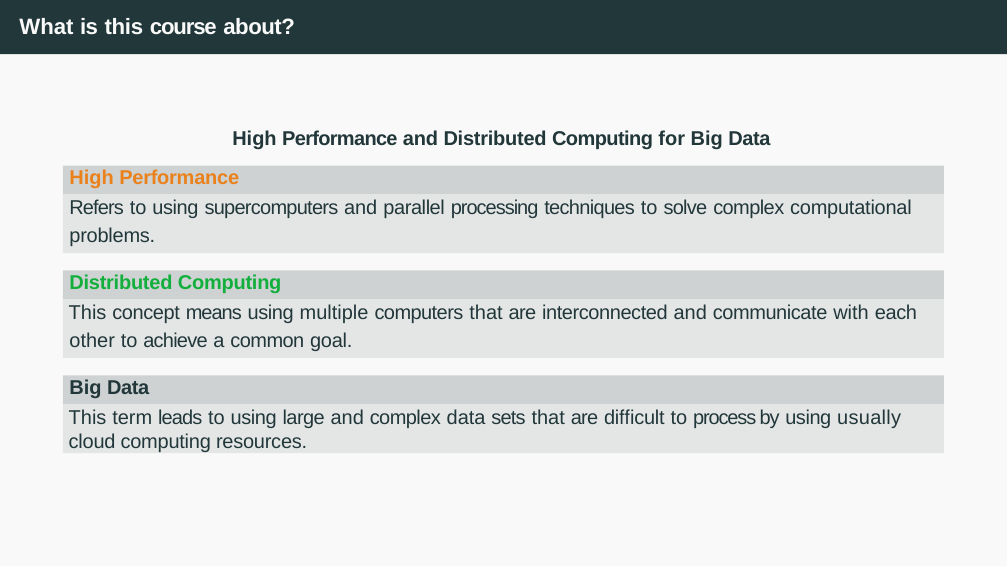
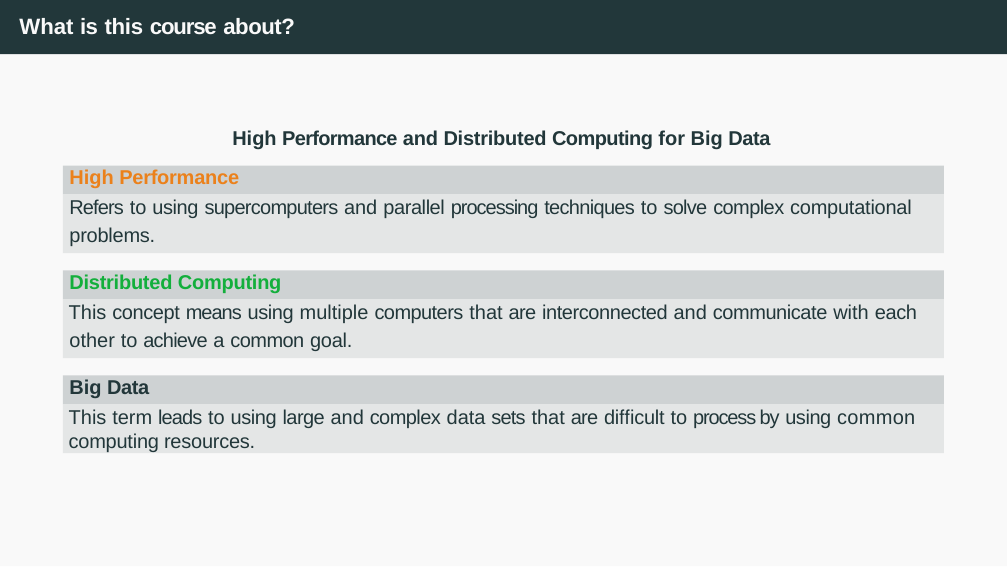
Before and after one commit to joanpaucm/HPDCB, a slide deck: slide 2 of src/slides/Session 1 and 2 - Introduction to Cloud Computing + Github Pages-2026.pptx. Drawn at 1008x567 pixels with LibreOffice and Linux fonts; fonts in the diff are those of the drawing. Boxes give left, top, right and bottom in pixels: in the first picture for what was removed or moved away, otherwise in the second. Text is boxed around its words. In the diff, an @@ line names an element or a change of style, - is before the commit and + after.

```diff
--- a/src/slides/Session 1 and 2 - Introduction to Cloud Computing + Github Pages-2026.pptx
+++ b/src/slides/Session 1 and 2 - Introduction to Cloud Computing + Github Pages-2026.pptx
@@ text in rectangle at (x1=69, y1=409, x2=915, y2=452): text changed @@
-This term leads to using large and complex data sets that are diﬀicult to process by using usually cloud computing resources.
+This term leads to using large and complex data sets that are diﬀicult to process by using common computing resources.
```
Also in this commit, not shown: 1 other file.
